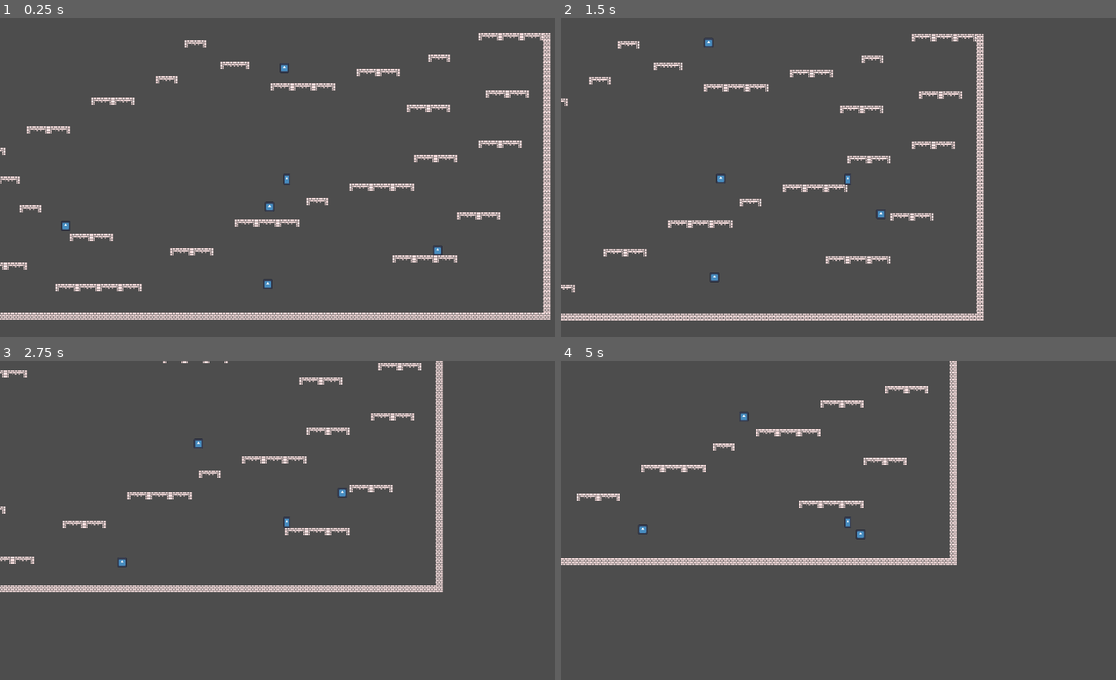
Above: before the commit, frames 1-4 (two rows, left to right).
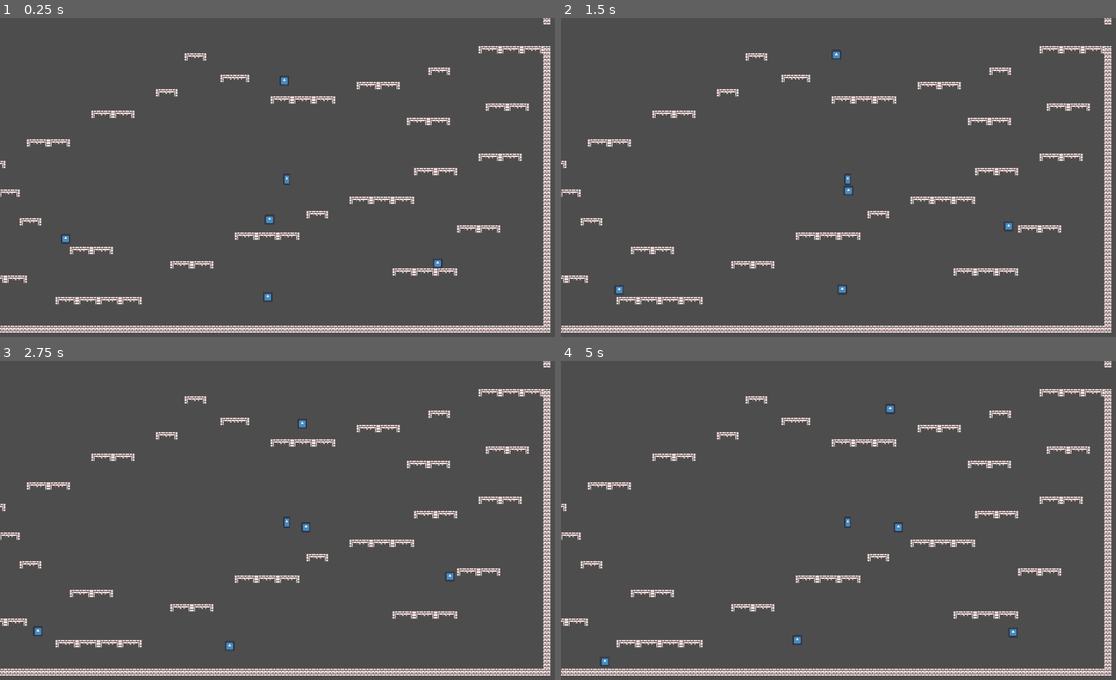
Above: after the commit, the same moments.

Repository: EXLAIZOR/tick-times
Game: Godot game, scene res://Scenes/level1.tscn
The game is run twice, just before and just after one commit, with the same random seed, the same clock (stepped at 60 frames per second) and the same inputs. The engine's default icon, where the game draws it, is replaced by a stand-in: a white triangle on a blue panel in a dark square.
Inputs (mouse positions are in pixels of both pictures, inside the frame that each line leads up to):
- Up to frame 1 (0.25 s): no input
- Up to frame 2 (1.5 s): tap Enter (ui_accept) at 0.5, 0.6 s; move the mouse to (971, 164) at 0.52 s; hold Right (ui_right) from 0.53 s (still down); tap W (Jump, bound only after the commit) at 0.77, 1.07 s; click (971, 164) at 0.8 s; move the mouse to (733, 196) at 1.27 s; click (733, 196) at 1.35 s
- Up to frame 3 (2.75 s): tap W (Jump, bound only after the commit) at 1.52, 1.55, 1.82, 2.1 s; move the mouse to (344, 450) at 2.02 s; release Right (ui_right) at 2.03 s; hold Left (ui_left) from 2.03 s (still down); tap Enter (ui_accept) at 2.3 s
- Up to frame 4 (5 s): move the mouse to (821, 587) at 2.77 s; release Left (ui_left) at 2.78 s; hold Right (ui_right) 2.78-4.28 s; tap Enter (ui_accept) at 2.85, 4.35 s; tap W (Jump, bound only after the commit) at 3.02, 3.32, 3.77, 3.8, 4.07, 4.52, 4.82 s; click (821, 587) at 3.05 s; move the mouse to (1021, 571) at 3.52 s; click (1021, 571) at 3.6 s; move the mouse to (677, 472) at 4.27 s; hold Left (ui_left) from 4.28 s (still down)

The runs differ from the first frame. In frame 1, 11% of the frame differs, in the area x 0-100%, y 0-99%; in frame 2, 10%; in frame 3, 9.7%; in frame 4, 9.0%.

Commit message:
Attack
print

Diff:
--- a/attack_component.gd
+++ b/attack_component.gd
@@ -2,3 +2,6 @@
 extends Area2D
 
 @export var attack : Attack
+
+func _init() -> void:
+	set_collision_layer_value(3, true)
--- a/character_body_2d.gd
+++ b/character_body_2d.gd
@@ -5,17 +5,20 @@
 const JUMP_VELOCITY = -400.0
 
 func _physics_process(delta: float) -> void:
+
+	if Input.is_action_just_pressed("Attack"):
+		print("Attacked")
 	# Add the gravity.
 	if not is_on_floor():
 		velocity += get_gravity() * delta
 
 	# Handle jump.
-	if Input.is_action_just_pressed("ui_accept") and is_on_floor():
+	if Input.is_action_just_pressed("Jump") and is_on_floor():
 		velocity.y = JUMP_VELOCITY
 
 	# Get the input direction and handle the movement/deceleration.
 	# As good practice, you should replace UI actions with custom gameplay actions.
-	var direction := Input.get_axis("ui_left", "ui_right")
+	var direction := Input.get_axis("MoveLeft", "MoveRight")
 	if direction:
 		velocity.x = direction * SPEED
 	else:
--- a/player.tscn
+++ b/player.tscn
@@ -1,6 +1,6 @@
 [gd_scene format=3 uid="uid://bif7kogln61f3"]
 
-[ext_resource type="Script" uid="uid://b2cperwr32fre" path="res://character_body_2d.gd" id="1_onrkg"]
+[ext_resource type="Script" uid="uid://d3lekxp3p1unq" path="res://attack_component.gd" id="1_hqtel"]
 [ext_resource type="Texture2D" uid="uid://d0mmnthl1rmfn" path="res://icon.svg" id="2_i3pqv"]
 [ext_resource type="Script" uid="uid://cvbo4qktol0gj" path="res://health_component.gd" id="3_hqtel"]
 [ext_resource type="Script" uid="uid://bsl6bumvyfk2j" path="res://hitbox_component.gd" id="4_sweqy"]
@@ -9,7 +9,7 @@
 size = Vector2(13, 24)
 
 [node name="Player" type="CharacterBody2D" unique_id=1425424670]
-script = ExtResource("1_onrkg")
+script = ExtResource("1_hqtel")
 
 [node name="Camera2D" type="Camera2D" parent="." unique_id=541086614]
 
--- a/project.godot
+++ b/project.godot
@@ -23,3 +23,26 @@
 
 window/size/viewport_width=1280
 window/size/viewport_height=720
+
+[input]
+
+Jump={
+"deadzone": 0.2,
+"events": [Object(InputEventKey,"resource_local_to_scene":false,"resource_name":"","device":-1,"window_id":0,"alt_pressed":false,"shift_pressed":false,"ctrl_pressed":false,"meta_pressed":false,"pressed":false,"keycode":0,"physical_keycode":87,"key_label":0,"unicode":119,"location":0,"echo":false,"script":null)
+]
+}
+MoveRight={
+"deadzone": 0.2,
+"events": [Object(InputEventKey,"resource_local_to_scene":false,"resource_name":"","device":-1,"window_id":0,"alt_pressed":false,"shift_pressed":false,"ctrl_pressed":false,"meta_pressed":false,"pressed":false,"keycode":0,"physical_keycode":68,"key_label":0,"unicode":100,"location":0,"echo":false,"script":null)
+]
+}
+MoveLeft={
+"deadzone": 0.2,
+"events": [Object(InputEventKey,"resource_local_to_scene":false,"resource_name":"","device":-1,"window_id":0,"alt_pressed":false,"shift_pressed":false,"ctrl_pressed":false,"meta_pressed":false,"pressed":false,"keycode":0,"physical_keycode":65,"key_label":0,"unicode":97,"location":0,"echo":false,"script":null)
+]
+}
+Attack={
+"deadzone": 0.2,
+"events": [Object(InputEventMouseButton,"resource_local_to_scene":false,"resource_name":"","device":-1,"window_id":0,"alt_pressed":false,"shift_pressed":false,"ctrl_pressed":false,"meta_pressed":false,"button_mask":0,"position":Vector2(0, 0),"global_position":Vector2(0, 0),"factor":1.0,"button_index":1,"canceled":false,"pressed":false,"double_click":false,"script":null)
+]
+}
